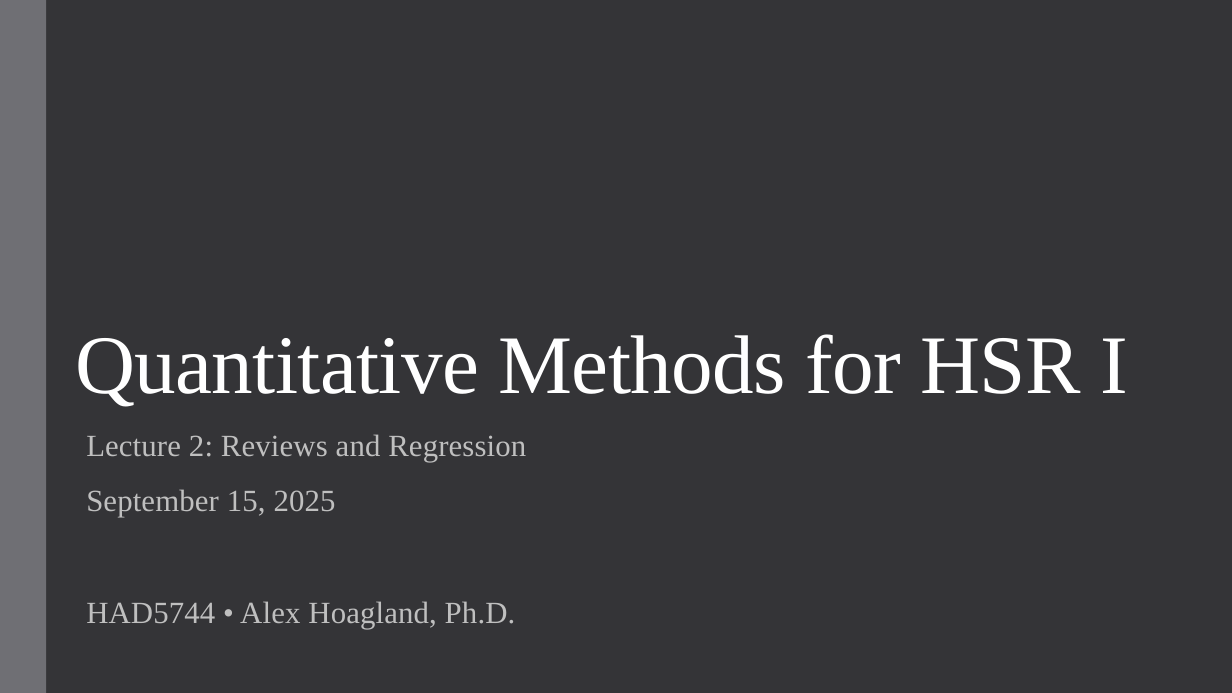
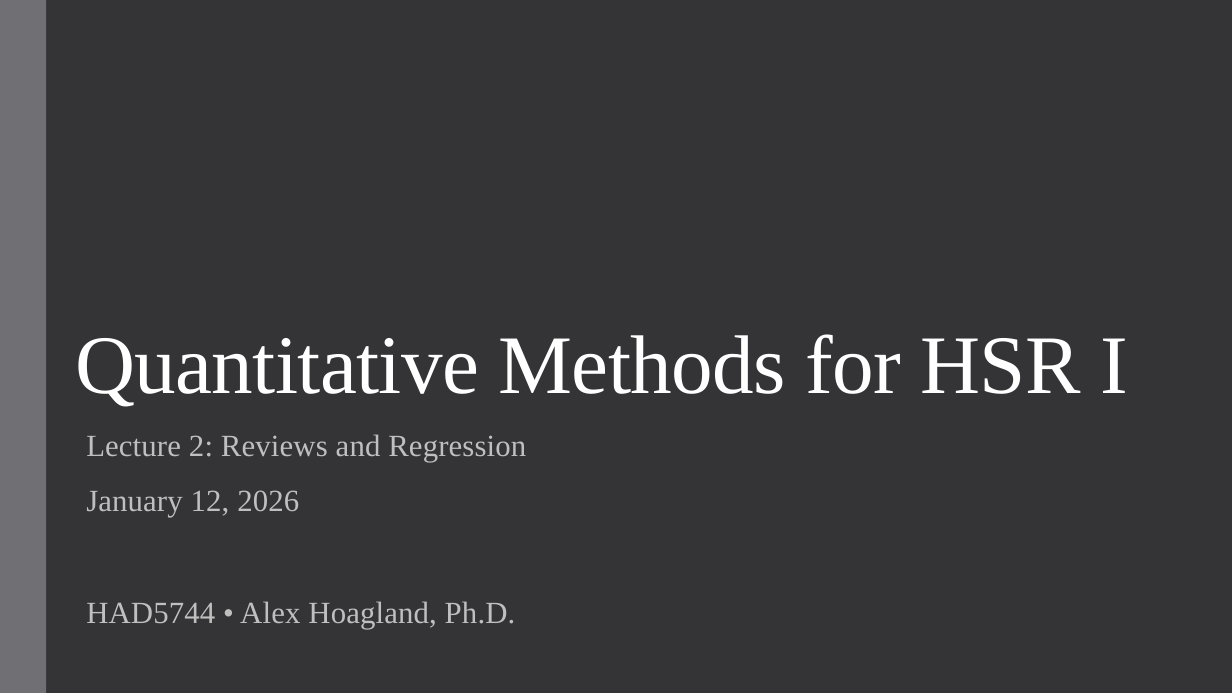
Before and after one commit to alex-hoagland/HAD5744, a slide deck: slide 1 of Lecture02_UnivariateOLS/Lecture2_OLS.pptx. Drawn at 1232x693 pixels with LibreOffice and Linux fonts; fonts in the diff are those of the drawing. Boxes give left, top, right and bottom in pixels: in the first picture for what was removed or moved away, otherwise in the second. Text is boxed around its words. In the diff, an @@ line names an element or a change of style, - is before the commit and + after.

```diff
--- a/Lecture02_UnivariateOLS/Lecture2_OLS.pptx
+++ b/Lecture02_UnivariateOLS/Lecture2_OLS.pptx
@@ subtitle at (86, 490, 299, 517): text changed @@
-September 15, 2025
+January 12, 2026
```
Also in this commit, not shown: 9 other slides changed, 5 slides added, 1 slide removed.
